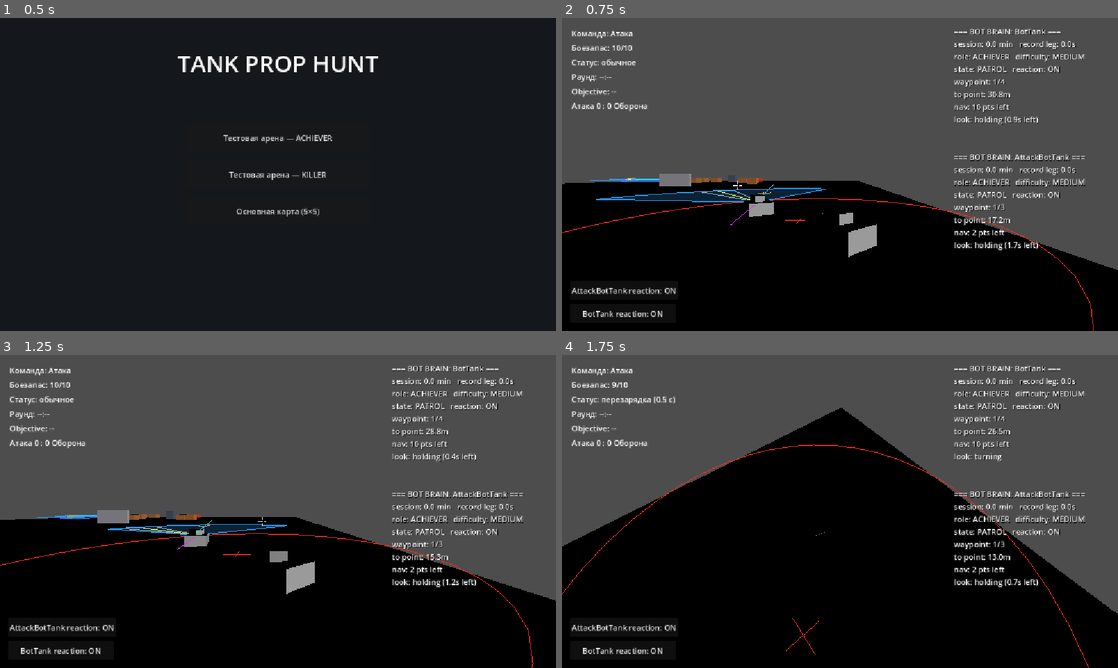
Above: before the commit, frames 1-4 (two rows, left to right).
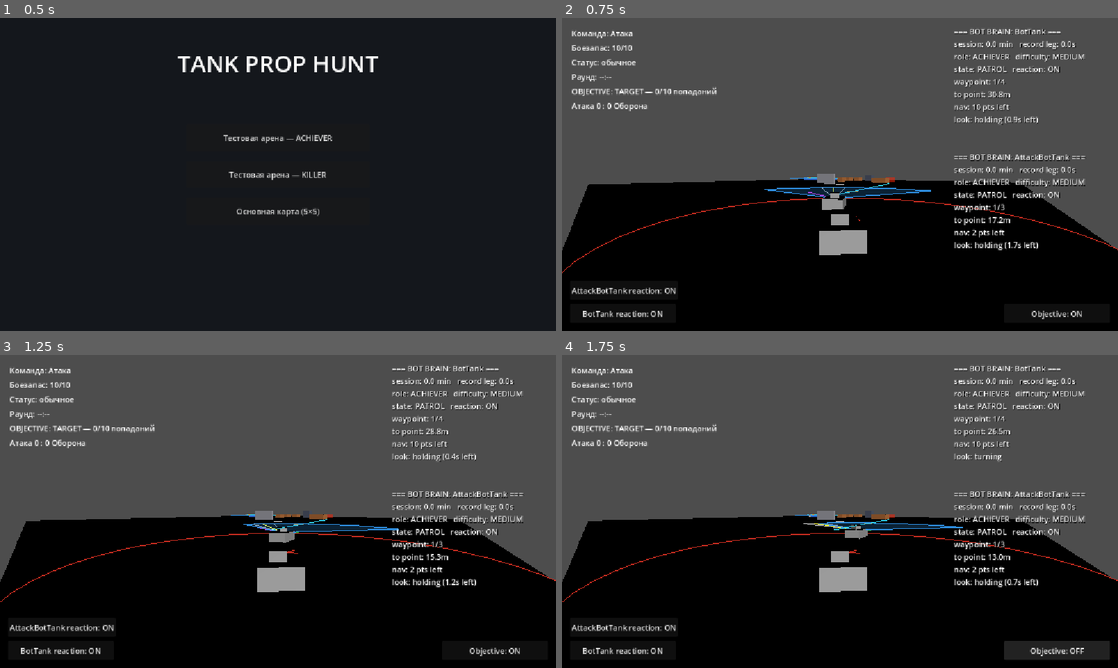
Above: after the commit, the same moments.

Repository: Imadakara/Tanks-Props
Game: Godot game, scene res://scenes/main_menu/MainMenu.tscn
Two runs of this game, one before a commit and one after it. Both use one fixed random seed, a clock stepped at 60 frames per second and the inputs below.
Inputs (mouse positions are in pixels of both pictures, inside the frame that each line leads up to):
- Up to frame 1 (0.5 s): no input
- Up to frame 2 (0.75 s): click "Тестовая арена — ACHIEVER" at 0.5 s
- Up to frame 3 (1.25 s): no input
- Up to frame 4 (1.75 s): click (1056, 649) at 1.25 s, where only the run after the commit has a clickable "Objective: ON"

Frame 1 is identical in both runs. In frame 2, 8.9% of the frame differs, in the area x 0-100%, y 22-100%; in frame 3, 7.9%; in frame 4, 17%, in the area x 0-100%, y 8-100%.

Commit message:
some improvements

Diff:
--- a/scenes/bot_arena/BotArena.tscn
+++ b/scenes/bot_arena/BotArena.tscn
@@ -96,13 +96,13 @@
 light_energy = 1.2
 
 [node name="PlayerTank" type="CharacterBody3D" parent="." unique_id=677005994 instance=ExtResource("1_b63ln")]
-transform = Transform3D(1, 0, 0, 0, 1, 0, 0, 0, 1, 0, 0.0005572699, 18)
+transform = Transform3D(0.7721764, 0, 0.6354082, 0, 1, 0, -0.6354082, 0, 0.7721764, 28.129662, 0.00013023149, 34.184418)
 collision_layer = 2
 collision_mask = 3
 script = ExtResource("2_7eip8")
 
 [node name="BotTank" type="CharacterBody3D" parent="." unique_id=1826953914 instance=ExtResource("1_b63ln")]
-transform = Transform3D(0.91618246, 0, -0.4006744, 0, 1, 0, 0.4006744, 0, 0.91618246, -0.34465966, 0.0008727778, -7.8162875)
+transform = Transform3D(-0.02299781, 0, -0.9996999, 0, 1, 0, 0.9996999, 0, -0.02299781, -1.8652984, 0.0009311639, -3.1035502)
 collision_layer = 2
 collision_mask = 3
 script = ExtResource("2_7eip8")
@@ -245,13 +245,14 @@
 mesh = SubResource("BoxMesh_evrla")
 
 [node name="AttackBotTank" type="CharacterBody3D" parent="." unique_id=413402161 instance=ExtResource("1_b63ln")]
-transform = Transform3D(-0.9731885, 0, -0.23000547, 0, 1, 0, 0.23000547, 0, -0.9731885, 4.001146, 0, -14.057574)
+transform = Transform3D(0.39700255, 0, 0.9178157, 0, 1, 0, -0.9178157, 0, 0.39700255, 4.2593365, 0.0009311844, -1.459807)
 collision_layer = 2
 collision_mask = 3
 script = ExtResource("2_7eip8")
 
 [node name="BotSentryController" type="Node" parent="AttackBotTank" unique_id=438827995]
 script = ExtResource("3_idf45")
+forward_look_bias = 0.8
 waypoint_name_prefix = "AttackWaypoint"
 waypoints_one_way = true
 hunt_area_center = Vector3(0, -0.25, 0)
--- a/scenes/bot_arena/bot_arena.gd
+++ b/scenes/bot_arena/bot_arena.gd
@@ -4,11 +4,28 @@
 ## разбрасывания правок по чужим _ready().
 ##
 ## - Танк игрока НЕУБИВАЕМ: обкатываем ИИ бота, respawn/смерть игрока только мешали бы.
-## - Перезарядка ускорена до 1с для ВСЕХ танков этой сцены (не трогает основной режим —
-##   GameConfig.reload_duration_sec переопределяется только здесь, в момент загрузки именно
-##   этой сцены; TankStateMachine теперь читает его заново на каждый выстрел, а не кэширует
-##   в своём _ready(), так что порядок относительно готовности танков не важен — см.
-##   tank_state_machine.gd).
+## - [УБРАНО, по прямому запросу — "убери оверрайд в 1 сек перезарядки для тестовой сцены, должно
+##   быть всегда 3 сек"] Раньше здесь стоял `GameConfig.reload_duration_sec = 1.0`, ускоряющий
+##   перезарядку только на этой сцене. Теперь арена использует общий дефолт (3.0, см.
+##   autoload/game_config.gd) без переопределения — единое правило кулдауна везде, без исключений.
+##
+## - [ДОБАВЛЕНО, по прямому запросу — "задай тестовой карте с ботами ачиверами явный тип
+##   OBJECTIVE: TARGET; сделай тестовую кнопку Objective On/Off, делающую цель бессмертной"]
+##   HUD.tscn — общий prefab для всех трёх карт, его hud.gd ищет objective ПО ЖЁСТКОМУ ПУТИ
+##   "Map/DestructibleObjective/HealthComponent" (продакшен-специфично — Map.tscn инстанс живёт
+##   под "Map", у этой арены такого узла вообще нет, Objective лежит прямо под
+##   "NavigationRegion3D"). Из-за этого ObjectiveLabel молча застревал на дефолтном тексте
+##   "Objective: --" из .tscn (не баг hud.gd как такового — работает верно на Main.tscn, просто
+##   не универсален). Не трогаем hud.gd/HUD.tscn (общий для продакшена, риск лишний) — вместо
+##   этого здесь, зная структуру именно этой арены, находим Objective сами (та же
+##   find_child("Objective", true, false), что уже использует bot_sentry_controller.gd для
+##   ATTACK_OBJECTIVE) и перезаписываем ObjectiveLabel явным текстом "OBJECTIVE: TARGET — X/Y
+##   попаданий" — заодно называя ТИП objective-режима (сейчас единственный, но раньше существовал
+##   другой — Capture Zone, см. CLAUDE.md/vault — явное имя не будет путать при появлении второго).
+##   Кнопка "Objective On/Off" — тот же паттерн, что кнопки-тумблеры bot_sentry_controller.gd
+##   (_setup_reaction_toggle_button) — переключает HealthComponent.invincible на цели; текст
+##   кнопки отражает текущее состояние. ТОЛЬКО тестовая фича — не появляется на Main.tscn, там
+##   этого кода вообще нет.
 ##
 ## - Переключение камер (1/2/3) — чтобы наблюдать объезд препятствий ботом, не гоняясь за ним
 ##   на танке от 3-го лица. "1" — обычная камера игрока (CameraRig, свободный обзор мышью,
@@ -27,6 +44,10 @@
 @onready var _overview_camera: Camera3D = $OverviewCamera
 @onready var _attack_zone: Node3D = $AttackSpawnZone
 @onready var _defense_zone: Node3D = $DefenseSpawnZone
+@onready var _objective_label: Label = $HUD/ObjectiveLabel
+
+var _objective_health: Node = null
+var _objective_toggle_button: Button
 
 ## Тот же зазор, что и team_spawner.gd/respawn_controller.gd — спавн ровно НА поверхности (y
 ## из raycast SpawnZone.pick_spawn_position()) даёт вырожденный контакт с полом, на котором
@@ -35,9 +56,57 @@
 
 func _ready() -> void:
 	$PlayerTank/HealthComponent.invincible = true
-	GameConfig.reload_duration_sec = 1.0
 	_objective_camera.look_at(Vector3(0, 1, -21), Vector3.UP)
 	_spawn_from_zones()
+	_setup_objective_ui()
+
+## См. doc-comment в шапке файла. find_child, не get_node("Map/...") — эта арена не имеет узла
+## "Map", Objective лежит прямо под NavigationRegion3D.
+func _setup_objective_ui() -> void:
+	var objective: Node = get_tree().current_scene.find_child("Objective", true, false)
+	if objective == null:
+		return
+	_objective_health = objective.get_node_or_null("HealthComponent")
+	if _objective_health == null:
+		return
+	_objective_health.damaged.connect(_on_objective_damaged)
+	_update_objective_label(_objective_health.current_hits, _objective_health.max_hits)
+	_setup_objective_toggle_button()
+
+func _on_objective_damaged(current_hits: int, max_hits: int, _killer: Node = null) -> void:
+	_update_objective_label(current_hits, max_hits)
+
+func _update_objective_label(current_hits: int, max_hits: int) -> void:
+	_objective_label.text = "OBJECTIVE: TARGET — %d/%d попаданий" % [current_hits, max_hits]
+
+## Тот же паттерн, что кнопки-тумблеры bot_sentry_controller.gd (_setup_reaction_toggle_button) —
+## отдельный CanvasLayer, не трогаем разметку HUD.tscn. Правый низ — левый низ уже занят
+## reaction-toggle кнопками ботов (см. debug_ui_slot), правый верх — brain-debug панелями.
+func _setup_objective_toggle_button() -> void:
+	var layer := CanvasLayer.new()
+	layer.name = "ObjectiveToggleLayer"
+	var button := Button.new()
+	button.name = "ObjectiveToggleButton"
+	button.set_anchors_preset(Control.PRESET_BOTTOM_RIGHT)
+	button.offset_left = -236.0
+	button.offset_top = -56.0
+	button.offset_right = -16.0
+	button.offset_bottom = -16.0
+	button.pressed.connect(_on_objective_toggle_pressed)
+	layer.add_child(button)
+	_objective_toggle_button = button
+	# Без call_deferred, в отличие от bot_sentry_controller.gd — этот скрипт сидит на КОРНЕ сцены,
+	# его _ready() уже выполняется последним (после всех детей, см. CLAUDE.md/"Scene bring-up
+	# ordering"), дерево к этому моменту полностью построено.
+	add_child(layer)
+	_update_objective_toggle_button()
+
+func _on_objective_toggle_pressed() -> void:
+	_objective_health.invincible = not _objective_health.invincible
+	_update_objective_toggle_button()
+
+func _update_objective_toggle_button() -> void:
+	_objective_toggle_button.text = "Objective: %s" % ("OFF" if _objective_health.invincible else "ON")
 
 ## [ДОБАВЛЕНО, по прямому запросу — "одинаковые механизмы спавна на всех картах... танк игрока
 ## спавнится по тем же правилам, что и танки ботов"] У этой арены нет TeamSpawner (танки —
--- a/scenes/bot_arena/bot_sentry_controller.gd
+++ b/scenes/bot_arena/bot_sentry_controller.gd
@@ -154,6 +154,10 @@
 enum Role { KILLER, ACHIEVER }
 
 const _WANDER_ARRIVE_TOLERANCE_DEG := 3.0  # когда считать, что "камера" дошла до выбранного угла
+## Должна совпадать с Projectile.fall_acceleration (scenes/projectile/projectile.gd) — не читаем
+## оттуда напрямую (снаряд ещё не существует до момента выстрела, инстанцировать только ради
+## константы — лишняя возня), дублируем с явной привязкой здесь же в комментарии.
+const _PROJECTILE_GRAVITY := 9.8
 
 @export var role: Role = Role.ACHIEVER
 @export var difficulty: Difficulty = Difficulty.MEDIUM
@@ -165,6 +169,20 @@
 @export var look_cone_deg: float = 100.0  # полный угол конуса вокруг направления корпуса
 @export var fire_range: float = 8.0
 @export var fire_aim_tolerance_deg: float = 5.0
+
+## [ДОБАВЛЕНО, по прямому запросу — "текущая реализация стрельбы не учитывает параболическую
+## траекторию снарядов, боты должны приподнимать дуло на нужный угол для гарантированного попадания
+## с небольшим разбросом в пределах корпуса цели"] Снаряд падает под гравитацией (см.
+## projectile.gd/fall_acceleration) — прицел точно в центр цели БЕЗ угла возвышения промахивался бы
+## мимо на любой заметной дистанции. fire_pitch_tolerance_deg — допуск довода дула (аналог
+## fire_aim_tolerance_deg для башни), проверяется вместе с ним в _aim_and_fire() перед выстрелом.
+## aim_spread_horizontal/vertical — половина габаритов реального хитбокса танка с запасом ВНУТРЬ
+## (CollisionShape3D корпуса — Vector3(1.2, 0.6, 1.8), см. Tank.tscn: половина ширины/длины 0.6/0.9,
+## половина высоты 0.3 — берём чуть меньше, 0.5/0.2, чтобы точка прицеливания ГАРАНТИРОВАННО падала
+## внутри хитбокса при любом угле офсета, не только по одной оси).
+@export var fire_pitch_tolerance_deg: float = 3.0
+@export var aim_spread_horizontal: float = 0.5
+@export var aim_spread_vertical: float = 0.2
 
 ## ПРИЦЕЛЬНЫЙ сектор — узкий, зафиксирован на РЕАЛЬНОМ текущем угле башни (не на _look_yaw, куда
 ## башня только стремится, а именно на _turret.rotation.y — куда ствол физически повёрнут прямо
@@ -418,6 +436,12 @@
 ## обзора больше не влияет, см. заголовок файла).
 var _look_yaw: float = 0.0
 var _current_target: Node = null
+## Случайное смещение точки прицеливания внутри хитбокса цели (см. @export-блок про
+## aim_spread_horizontal/vertical) — берётся ОДИН РАЗ за заход прицеливания (см. _reroll_aim_offset(),
+## вызывается из _enter_defend() и в момент входа в ATTACK_OBJECTIVE), не каждый кадр: иначе
+## _turret.target_yaw/_barrel.target_pitch дёргались бы на каждом физ.кадре и никогда стабильно не
+## попадали бы в допуск (fire_aim_tolerance_deg/fire_pitch_tolerance_deg).
+var _aim_offset: Vector3 = Vector3.ZERO
 var _think_timer: float = 0.0
 var _fov_debug_mesh: MeshInstance3D
 
@@ -877,6 +901,11 @@
 ## think-тик, пока цель видна (см. _think()), этого достаточно для живой цели в 1v1-бою;
 ## переустанавливать на каждом физ.кадре форсило бы repath 60 раз/сек без реальной пользы.
 func _enter_defend(target: Node) -> void:
+	# Новая переустановка прицельного смещения только на смену цели (см. _reroll_aim_offset()) —
+	# _enter_defend() вызывается КАЖДЫЙ think-тик, пока цель видна (см. _think()), рероллить offset
+	# на каждый такой вызов заставлял бы прицел дёргаться внутри одного и того же боя.
+	if _current_target != target:
+		_reroll_aim_offset()
 	state = State.DEFEND
 	_current_target = target
 	_last_known_target_pos = target.global_position
@@ -884,15 +913,63 @@
 	if dist > fire_range and _nav_agent.is_inside_tree():
 		_nav_agent.target_position = target.global_position
 
-## Наводка пересчитывается КАЖДЫЙ кадр по живой позиции цели — "камера"/башня физически
-## движутся вслед за её перемещением, пока цель остаётся видна (проверяет _think()).
+## Случайное смещение точки прицеливания внутри хитбокса цели — берётся ОДИН РАЗ за заход
+## прицеливания (см. @export-блок про aim_spread_horizontal/vertical и комментарий у _aim_offset),
+## не пересчитывается каждый кадр. Вызывается из _enter_defend() и в момент входа в
+## ATTACK_OBJECTIVE (_advance_waypoint()).
+func _reroll_aim_offset() -> void:
+	_aim_offset = Vector3(
+		randf_range(-aim_spread_horizontal, aim_spread_horizontal),
+		randf_range(-aim_spread_vertical, aim_spread_vertical),
+		randf_range(-aim_spread_horizontal, aim_spread_horizontal)
+	)
+
+## Угол возвышения дула для гарантированного попадания по параболической траектории снаряда (см.
+## projectile.gd — гравитация интегрируется по времени, не мгновенный рейкаст). Стандартное
+## уравнение снаряда `y = x*tanθ - g*x²/(2v²cos²θ)`, решается как квадратное относительно t=tanθ
+## (используя 1/cos²θ = 1+t²): `(g*x²/2v²)*t² - x*t + (y + g*x²/2v²) = 0`. Два корня — настильная
+## (низкая) и навесная (высокая) дуги; берём НИЗКУЮ (t_low = меньший корень) — обычная танковая
+## пушка, не миномёт; на игровых дистанциях (fire_range 8-11м, launch_speed ~20) угол получается
+## единицы градусов, комфортно внутри диапазона дула бота (-15°..+30°, см. barrel_controller.gd).
+## Дискриминант < 0 — цель физически недостижима на данной скорости снаряда (не должно случаться
+## при dist<=fire_range с текущим балансом, но на случай будущей рассинхронизации баланса — берём
+## максимальный доступный угол вместо NaN/деления на некорректный результат).
+func _compute_ballistic_pitch(dist_xz: float, height_diff: float) -> float:
+	var v: float = _weapon.launch_speed
+	var g: float = _PROJECTILE_GRAVITY
+	if dist_xz < 0.01 or v < 0.01:
+		return 0.0
+	var a: float = (g * dist_xz * dist_xz) / (2.0 * v * v)
+	var c: float = height_diff + a
+	var discriminant: float = dist_xz * dist_xz - 4.0 * a * c
+	var pitch: float
+	if discriminant < 0.0:
+		pitch = deg_to_rad(_barrel.max_pitch_deg)
+	else:
+		var sqrt_d: float = sqrt(discriminant)
+		var t_low: float = (dist_xz - sqrt_d) / (2.0 * a)
+		pitch = atan(t_low)
+	return clamp(pitch, deg_to_rad(_barrel.min_pitch_deg), deg_to_rad(_barrel.max_pitch_deg))
+
+## Наводка пересчитывается КАЖДЫЙ кадр по живой позиции цели — "камера"/башня/дуло физически
+## движутся вслед за её перемещением, пока цель остаётся видна (проверяет _think()). Целимся не в
+## голый target.global_position, а в него же + _aim_offset (см. _reroll_aim_offset()) — небольшой
+## разброс в пределах хитбокса, не идеальный лазерный центр. Выстрел ждёт готовности ОБЕИХ осей —
+## yaw (башня) И pitch (дуло, см. _compute_ballistic_pitch()) — стрелять с недоведённым углом
+## возвышения означало бы систематический недолёт/перелёт мимо параболы.
 func _aim_and_fire(target: Node3D) -> void:
-	_look_yaw = _yaw_to_world_point(_turret.global_position, target.global_position)
+	var aim_point: Vector3 = target.global_position + _aim_offset
+	_look_yaw = _yaw_to_world_point(_turret.global_position, aim_point)
 	_turret.target_yaw = wrapf(_look_yaw - _body.rotation.y, -PI, PI)
+
+	var to_aim: Vector3 = aim_point - _turret.global_position
+	var dist_xz: float = Vector2(to_aim.x, to_aim.z).length()
+	_barrel.target_pitch = _compute_ballistic_pitch(dist_xz, to_aim.y)
 
 	var dist: float = _body.global_position.distance_to(target.global_position)
 	var aim_diff_deg: float = rad_to_deg(absf(wrapf(_turret.target_yaw - _turret.rotation.y, -PI, PI)))
-	if dist <= fire_range and aim_diff_deg <= fire_aim_tolerance_deg:
+	var pitch_diff_deg: float = rad_to_deg(absf(_barrel.target_pitch - _barrel.rotation.x))
+	if dist <= fire_range and aim_diff_deg <= fire_aim_tolerance_deg and pitch_diff_deg <= fire_pitch_tolerance_deg:
 		_weapon.try_fire()
 
 func _yaw_to_world_point(from: Vector3, to_point: Vector3) -> float:
@@ -1290,6 +1367,7 @@
 	_has_waypoint_target = false
 	if waypoints_one_way and _waypoint_index >= _waypoints.size() - 1:
 		state = State.ATTACK_OBJECTIVE
+		_reroll_aim_offset()
 		# [ИСПРАВЛЕНО, по прямому запросу — "атакующий бот замирает не стреляя в objective"] Тот же
 		# класс бага: без явной переустановки здесь _nav_agent.target_position остаётся указывать на
 		# последний AttackWaypoint (старая PATROL-цель), не на objective — State.ATTACK_OBJECTIVE
Not shown, changed: CLAUDE.md
